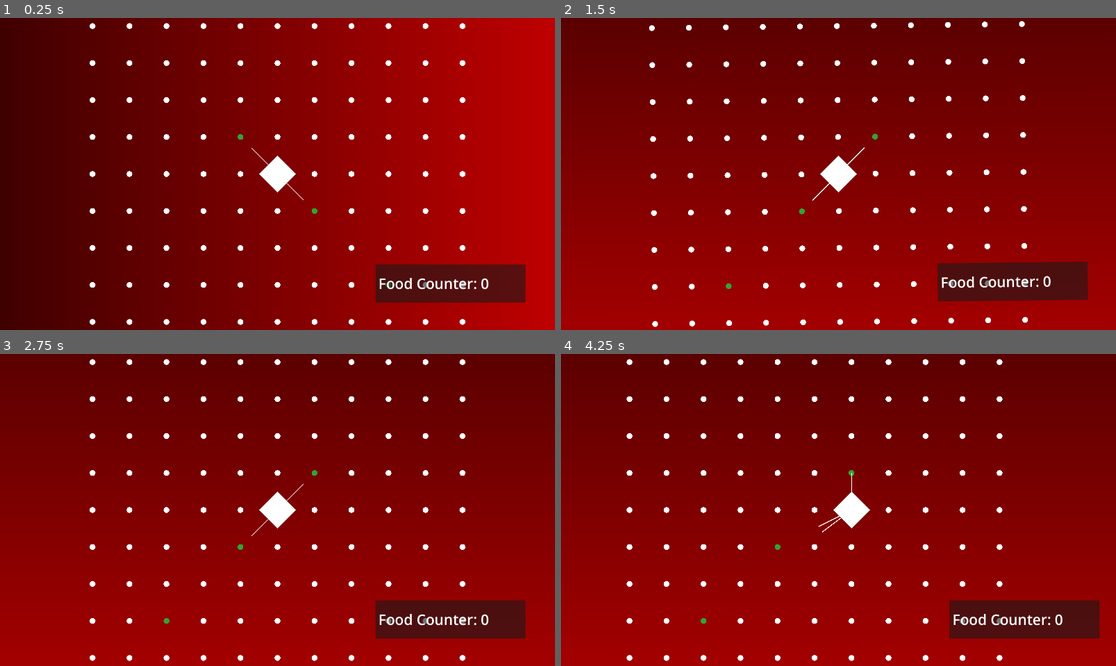
Above: before the commit, frames 1-4 (two rows, left to right).
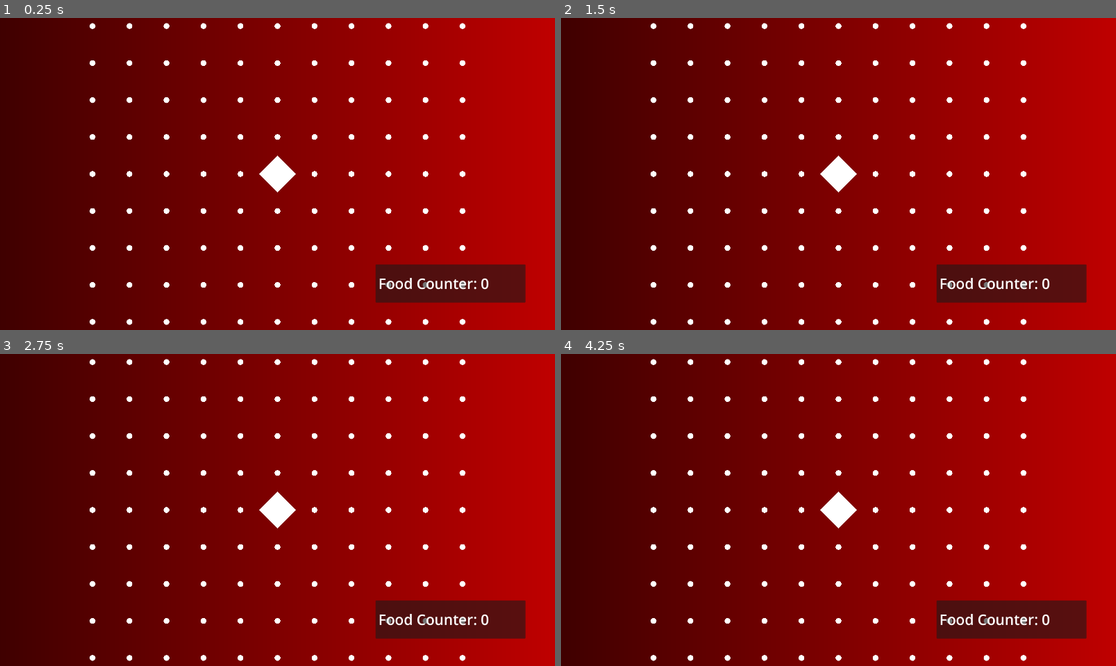
Above: after the commit, the same moments.

Repository: istamarahsan/s3rpent
Game: Godot game, scene res://game.tscn
Two runs of this game, one before a commit and one after it. Both use one fixed random seed, a clock stepped at 60 frames per second and the inputs below.
Inputs:
- Up to frame 1 (0.25 s): no input
- Up to frame 2 (1.5 s): tap Enter (ui_accept) at 0.5, 1.35 s; hold Up (ui_up) 0.53-1.28 s; hold Enter (ui_accept) 0.53-1.28 s; hold Down (ui_down) from 1.28 s (still down)
- Up to frame 3 (2.75 s): tap Enter (ui_accept) at 1.52, 1.82 s; release Down (ui_down) at 2.03 s; hold Up (ui_up) from 2.03 s (still down); hold Enter (ui_accept) from 2.03 s (still down)
- Up to frame 4 (4.25 s): release Enter (ui_accept) at 2.78 s; tap Enter (ui_accept) at 2.85, 3.02, 3.32, 3.5 s; release Up (ui_up) at 3.53 s; hold Down (ui_down) from 3.53 s (still down); hold Enter (ui_accept) from 3.53 s (still down)

The runs differ from the first frame. In frame 1, less than 0.1% of the frame differs, in the area x 42-71%, y 37-87%; in frame 2, 61%; in frame 3, 60%; in frame 4, 64%, in the area x 0-100%, y 0-100%.

Commit message:
beginnings of hidden forms

Diff:
--- a/FoodTracker.gd
+++ b/FoodTracker.gd
@@ -22,9 +22,10 @@
 		add_child(line)
 
 func _process(delta):
-	for food_id in range(game.food_positions.size()):
-		if game.is_food_eaten[food_id]:
-			lines[food_id].visible = false
-			continue
-		lines[food_id].visible = true
-		lines[food_id].set_point_position(1, ((game.food_positions[food_id] - game.snake_head_position).normalized().rotated(-camera.rotation)) * 128)
+	pass
+#	for food_id in range(game.food_positions.size()):
+#		if game.is_food_eaten[food_id]:
+#			lines[food_id].visible = false
+#			continue
+#		lines[food_id].visible = true
+#		lines[food_id].set_point_position(1, ((game.food_positions[food_id] - game.snake_head_position).normalized().rotated(-camera.rotation)) * 128)
--- a/Game.gd
+++ b/Game.gd
@@ -1,130 +1,21 @@
 extends Node2D
-
-enum TurnDirection {
-	Left,
-	Right
-}
-
-signal food_eaten_updated(food_eaten)
 
 @export
 var tile_size: int = 128
-@export
-var snake_seg_packed_scene: PackedScene
-@export
-var max_foods: int = 3
-@export
-var world_size: int = 5
-@export
-var board_canvas: BoardCanvas
-
-@onready
-var snake_head: Node2D = $SnakeSegmentHead
-@onready
-var timer: Timer = $Timer
-@onready
-var camera: Camera2D = $Camera2D
-
-var snake_heading := Vector2.RIGHT
-var snake_head_position := Vector2.ZERO
-var is_act_cooldown: bool = false
-var food_eaten: int = 0
-
-# temporary for concepting, please use something else later
-var food_positions: Array[Vector2] = [
-	Vector2(1, 1),
-	Vector2(-1, -1),
-	Vector2(3, 3)
-]
-var is_food_eaten: Array[bool] = [
-	false,
-	false,
-	false
-]
+@onready var cybersnake: CybersnakeGame = $Cybersnake
 
 func _ready():
-	snake_head.position = Vector2.ZERO
-	for food_id in range(food_positions.size()) :
-		var food_pos = food_positions[food_id]
-	board_canvas.configure(world_size, tile_size)
-	board_canvas.set_food_positions(_positions_food_left())
+	cybersnake.action_turn(CybersnakeGame.TurnDirection.Left)
+	cybersnake.process_timestep()
 
 func _input(event):
 	if event.is_action_pressed("ui_accept"):
-		if timer.is_stopped():
-			$Timer.start()
-		else:
-			$Timer.stop()
-	elif event.is_action_pressed("ui_up") and not is_act_cooldown:
-		_process_action(TurnDirection.Left)
-	elif event.is_action_pressed("ui_down") and not is_act_cooldown:
-		_process_action(TurnDirection.Right)
+		pass
+	elif event.is_action_pressed("ui_up"):
+		pass
+	elif event.is_action_pressed("ui_down"):
+		pass
 
-func _on_timer_timeout():
-	_process_turn()
-
-func _process_action(dir: TurnDirection):
-	is_act_cooldown = true
-	var rotate_rad = deg_to_rad(-90 if dir == TurnDirection.Left else 90)
-	snake_heading = snake_heading.rotated(rotate_rad)
-	camera.rotate(rotate_rad)
-
-func _process_turn():
-	is_act_cooldown = false
-
-	var next_head_position: Vector2 = snake_head_position + snake_heading
-	var is_going_out_of_bounds: bool = next_head_position.abs().x > world_size or next_head_position.abs().y > world_size
-	snake_head_position = next_head_position.clamp(
-		Vector2(-world_size, -world_size),
-		Vector2(world_size, world_size)
-	)
-
-	if is_food_eaten.all(func(x): return x == true):
-		for food_id in range(is_food_eaten.size()):
-			is_food_eaten[food_id] = false
-		food_positions = _random_food_positions(food_positions.size())
-
-	for food_id in range(is_food_eaten.size()):
-		if is_food_eaten[food_id]:
-			continue
-		if food_positions[food_id] != snake_head_position.round():
-			continue
-		is_food_eaten[food_id] = true
-		food_eaten += 1
-		food_eaten_updated.emit(food_eaten)
-		break
-
-	snake_head.position = snake_head_position * tile_size
-	camera.position = snake_head.position
-	board_canvas.set_food_positions(_positions_food_left())
-
-func _positions_food_left() -> Array[Vector2]:
-	var result: Array[Vector2] = []
-	for food_id in range(is_food_eaten.size()):
-		if not is_food_eaten[food_id]:
-			result.push_back(food_positions[food_id])
-	return result
-
-func _random_food_positions(n: int) -> Array[Vector2]:
-	var result: Array[Vector2] = []
-	while result.size() < n:
-		var x = randi_range(-world_size, world_size)
-		var y = randi_range(-world_size, world_size)
-		var pos = Vector2(x, y)
-		if result.has(pos) or snake_head_position.round() == pos:
-			continue
-		else:
-			result.push_back(pos)
-	return result
-
-func _top_left() -> Vector2:
-	return Vector2(-world_size, -world_size)
-
-func _top_right() -> Vector2:
-	return Vector2(world_size, -world_size)
-
-func _bottom_right() -> Vector2:
-	return Vector2(world_size, world_size)
-
-func _bottom_left() -> Vector2:
-	return Vector2(-world_size, world_size)
+func _on_cybersnake_state_update(gamestate, flags):
+	var state = gamestate
+	print(str(state.snake_state.head))
--- /dev/null
+++ b/cybersnake/cybersnake_game.gd
@@ -0,0 +1,93 @@
+extends Node
+class_name CybersnakeGame
+
+signal state_update(gamestate, flags)
+
+enum TurnDirection {
+	Left,
+	Right
+}
+
+@export var max_foods: int = 3
+@export var world_span: int = 5
+
+var snake_heading := Vector2i.RIGHT
+var is_act_cooldown: bool = false
+var food_eaten_so_far: int = 0
+var snake_state: SnakePositionState
+var food_states: Array[FoodState] = []
+
+func _ready():
+	snake_state = SnakePositionState.new()
+	snake_state.head = Vector2i.ZERO
+
+func action_turn(action: TurnDirection):
+	if is_act_cooldown:
+		return
+	is_act_cooldown = true
+	snake_heading = _parse_rotate(snake_heading, action)
+	state_update.emit(self, ["heading"])
+
+func process_timestep():
+	is_act_cooldown = false
+	var state_flags: Dictionary = {}
+
+	var previous_segment_position: Vector2i = snake_state.head
+	var new_head_position: Vector2i = snake_state.head + snake_heading
+	snake_state.head = new_head_position.clamp(
+		Vector2i.ONE * -world_span,
+		Vector2i.ONE * world_span
+	)
+	for i_segment in range(snake_state.tail.size()):
+		var segment_position = snake_state.tail[i_segment]
+		snake_state.tail[i_segment] = previous_segment_position
+		previous_segment_position = segment_position
+	state_flags["snake_state"] = true
+
+	if food_states.all(func(_state): return _state.is_eaten):
+		for food_state in food_states:
+			food_state.position = Vector2i.ZERO
+			food_state.is_eaten = false
+		var new_positions = _random_food_positions(food_states.size())
+		for i_food in range(new_positions.size()):
+			food_states[i_food].position = new_positions[i_food]
+		state_flags["food_states"] = true
+
+	for food_state in food_states:
+		if food_state.is_eaten:
+			continue
+		if food_state.position != snake_state.head:
+			continue
+		food_state.is_eaten = true
+		food_eaten_so_far += 1
+		state_flags["food_states"] = true
+		state_flags["food_eaten_so_far"] = true
+
+	state_update.emit(self, state_flags.keys())
+
+func _parse_rotate(vector: Vector2i, rotate_direction: TurnDirection) -> Vector2i:
+	return Vector2i(vector.y, vector.x * -1) if rotate_direction == TurnDirection.Right else Vector2i(vector.y * -1, vector.x)
+
+func _random_food_positions(n: int) -> Array[Vector2]:
+	var result: Array[Vector2] = []
+	while result.size() < n:
+		var x: int = randi_range(-world_span, world_span)
+		var y: int = randi_range(-world_span, world_span)
+		var pos = Vector2i(x, y)
+		if result.has(pos) or snake_state.head == pos or snake_state.tail.any(func(tail_pos): return tail_pos == pos):
+			continue
+		else:
+			result.push_back(pos)
+	return result
+
+func _top_left() -> Vector2i:
+	return Vector2i(-world_span, -world_span)
+
+func _top_right() -> Vector2i:
+	return Vector2i(world_span, -world_span)
+
+func _bottom_right() -> Vector2i:
+	return Vector2i(world_span, world_span)
+
+func _bottom_left() -> Vector2i:
+	return Vector2i(-world_span, world_span)
--- /dev/null
+++ b/cybersnake/food_state.gd
@@ -0,0 +1,9 @@
+extends RefCounted
+class_name FoodState
+
+var position: Vector2i
+var is_eaten: bool
+
+func _init():
+	self.position = Vector2i.ZERO
+	self.is_eaten = false
--- /dev/null
+++ b/cybersnake/gamestate.gd
@@ -0,0 +1,20 @@
+extends RefCounted
+class_name GameStateHandle
+
+var snake_heading: Vector2i
+var is_act_cooldown: bool
+var food_eaten_so_far: int
+var snake_state: SnakePositionState
+var food_states: Array[FoodState]
+
+func _init(
+	_snake_heading: Vector2i,
+	_is_act_cooldown: bool,
+	_food_eaten_so_far: int,
+	_snake_state: SnakePositionState,
+	_food_states: Array[FoodState]):
+		snake_heading = _snake_heading
+		is_act_cooldown = is_act_cooldown
+		food_eaten_so_far = _food_eaten_so_far
+		snake_state = _snake_state
+		food_states = _food_states
--- /dev/null
+++ b/cybersnake/snake_position_state.gd
@@ -0,0 +1,9 @@
+extends RefCounted
+class_name SnakePositionState
+
+var head: Vector2i
+var tail: Array[Vector2i]
+
+func _init():
+	self.head = Vector2i.ZERO
+	self.tail = []
--- a/game.tscn
+++ b/game.tscn
@@ -1,6 +1,7 @@
-[gd_scene load_steps=8 format=3 uid="uid://dagukuur1o8ks"]
+[gd_scene load_steps=9 format=3 uid="uid://dagukuur1o8ks"]
 
 [ext_resource type="Script" path="res://Game.gd" id="1_oj45b"]
+[ext_resource type="Script" path="res://cybersnake/cybersnake_game.gd" id="2_dnpft"]
 [ext_resource type="PackedScene" uid="uid://cbca12wf7c1gu" path="res://snake_segment_head.tscn" id="3_458ba"]
 [ext_resource type="Script" path="res://BoardCanvas.gd" id="3_gsmhv"]
 [ext_resource type="Script" path="res://FoodCounterLabel.gd" id="3_xkjer"]
@@ -14,9 +15,11 @@
 width = 3840
 height = 2160
 
-[node name="Game" type="Node2D" node_paths=PackedStringArray("board_canvas")]
+[node name="Game" type="Node2D"]
 script = ExtResource("1_oj45b")
-board_canvas = NodePath("BoardCanvas")
+
+[node name="Cybersnake" type="Node" parent="."]
+script = ExtResource("2_dnpft")
 
 [node name="Sprite2D" type="Sprite2D" parent="."]
 texture = SubResource("GradientTexture2D_26eh2")
@@ -73,5 +76,5 @@
 [node name="Line3" type="Line2D" parent="Camera2D/FoodTracker"]
 width = 3.0
 
-[connection signal="food_eaten_updated" from="." to="Camera2D/Panel/MarginContainer/Label" method="_on_game_food_eaten_updated"]
+[connection signal="state_update" from="Cybersnake" to="." method="_on_cybersnake_state_update"]
 [connection signal="timeout" from="Timer" to="." method="_on_timer_timeout"]
Not shown, changed: .gitignore
